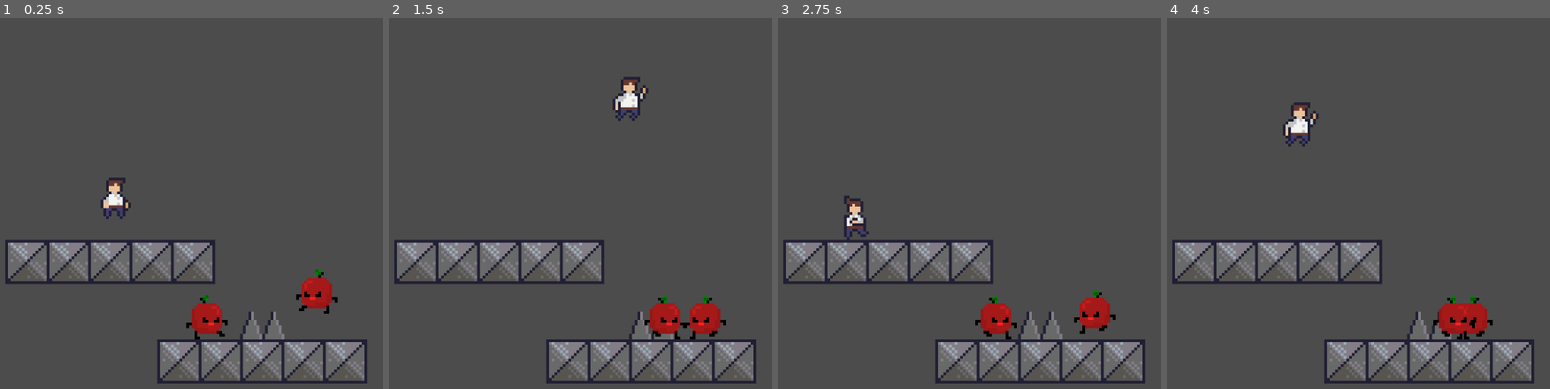
Above: before the commit, frames 1-4 (left to right).
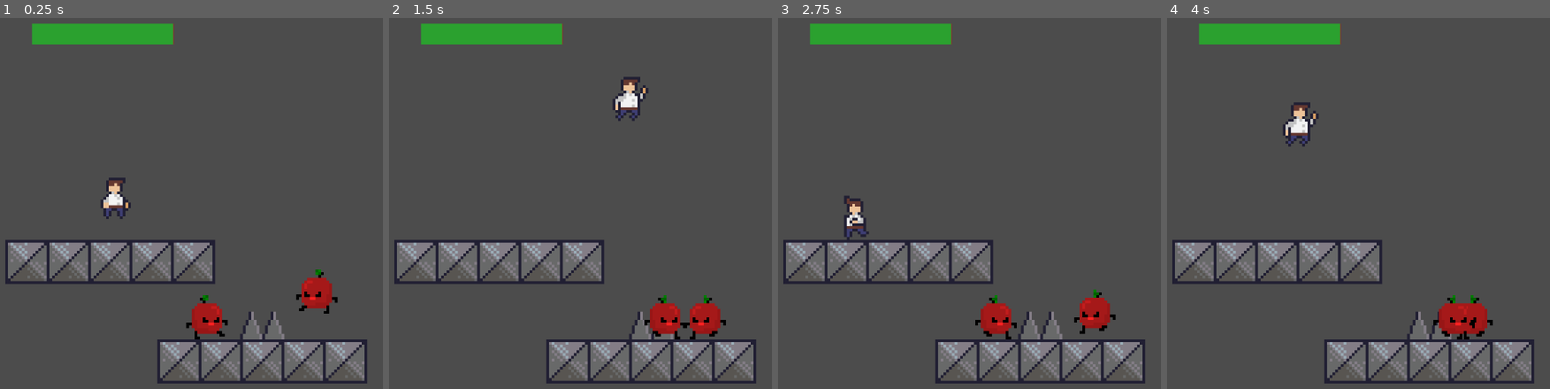
Above: after the commit, the same moments.

Repository: MichaelRRyan/godot-platformer-tutorial
Game: Godot game, scene res://Scenes/Gameplay.tscn
Two runs of this game, one before a commit and one after it. Both use one fixed random seed, a clock stepped at 60 frames per second and the inputs below.
Inputs:
- Up to frame 1 (0.25 s): no input
- Up to frame 2 (1.5 s): hold Right (move_right) from 0.53 s (still down); tap Space (jump) at 0.77 s
- Up to frame 3 (2.75 s): tap Space (jump) at 1.52 s; release Right (move_right) at 2.03 s; hold Left (move_left) from 2.03 s (still down)
- Up to frame 4 (4 s): release Left (move_left) at 2.78 s; hold Right (move_right) from 2.78 s (still down); tap Space (jump) at 3.02, 3.77 s

The runs differ from the first frame. In frame 1, 2.1% of the frame differs, in the area x 8-46%, y 1-8%; in frame 2, 2.1%; in frame 3, 2.1%; in frame 4, 2.1%.

Commit message:
Began adding health bar

Diff:
--- a/Scenes/Gameplay.tscn
+++ b/Scenes/Gameplay.tscn
@@ -1,10 +1,16 @@
-[gd_scene load_steps=6 format=2]
+[gd_scene load_steps=8 format=2]
 
 [ext_resource path="res://Scenes/Player.tscn" type="PackedScene" id=1]
 [ext_resource path="res://Scenes/Platform.tscn" type="PackedScene" id=2]
 [ext_resource path="res://Scenes/Spike.tscn" type="PackedScene" id=3]
 [ext_resource path="res://scripts/Gameplay.gd" type="Script" id=4]
 [ext_resource path="res://Scenes/Enemy.tscn" type="PackedScene" id=5]
+
+[sub_resource type="StyleBoxFlat" id=1]
+bg_color = Color( 0.172549, 0.635294, 0.188235, 1 )
+
+[sub_resource type="StyleBoxFlat" id=2]
+bg_color = Color( 0.619608, 0.160784, 0.160784, 1 )
 
 [node name="Gameplay" type="Node2D"]
 script = ExtResource( 4 )
@@ -30,4 +36,20 @@
 
 [node name="Enemy2" parent="." instance=ExtResource( 5 )]
 position = Vector2( 76.3357, 81.7295 )
+
+[node name="CanvasLayer" type="CanvasLayer" parent="."]
+
+[node name="HealthBar" type="ProgressBar" parent="CanvasLayer"]
+anchor_left = 0.4
+anchor_top = 0.05
+anchor_right = 0.6
+anchor_bottom = 0.1
+custom_styles/fg = SubResource( 1 )
+custom_styles/bg = SubResource( 2 )
+custom_colors/font_color = Color( 0, 0, 0, 0 )
+max_value = 1.0
+value = 1.0
+__meta__ = {
+"_edit_use_anchors_": false
+}
 [connection signal="died" from="Player" to="." method="_on_Player_died"]
